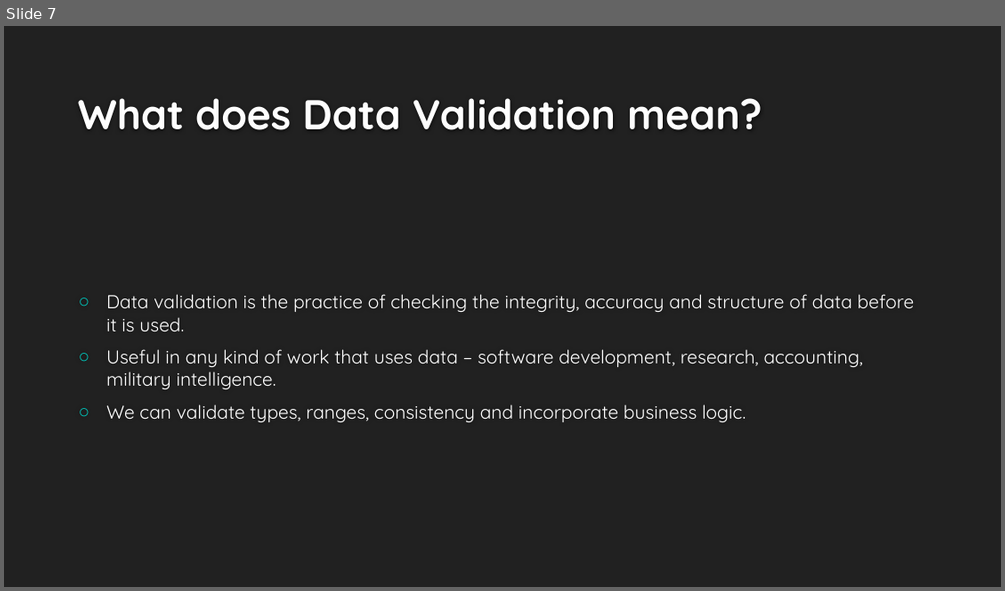
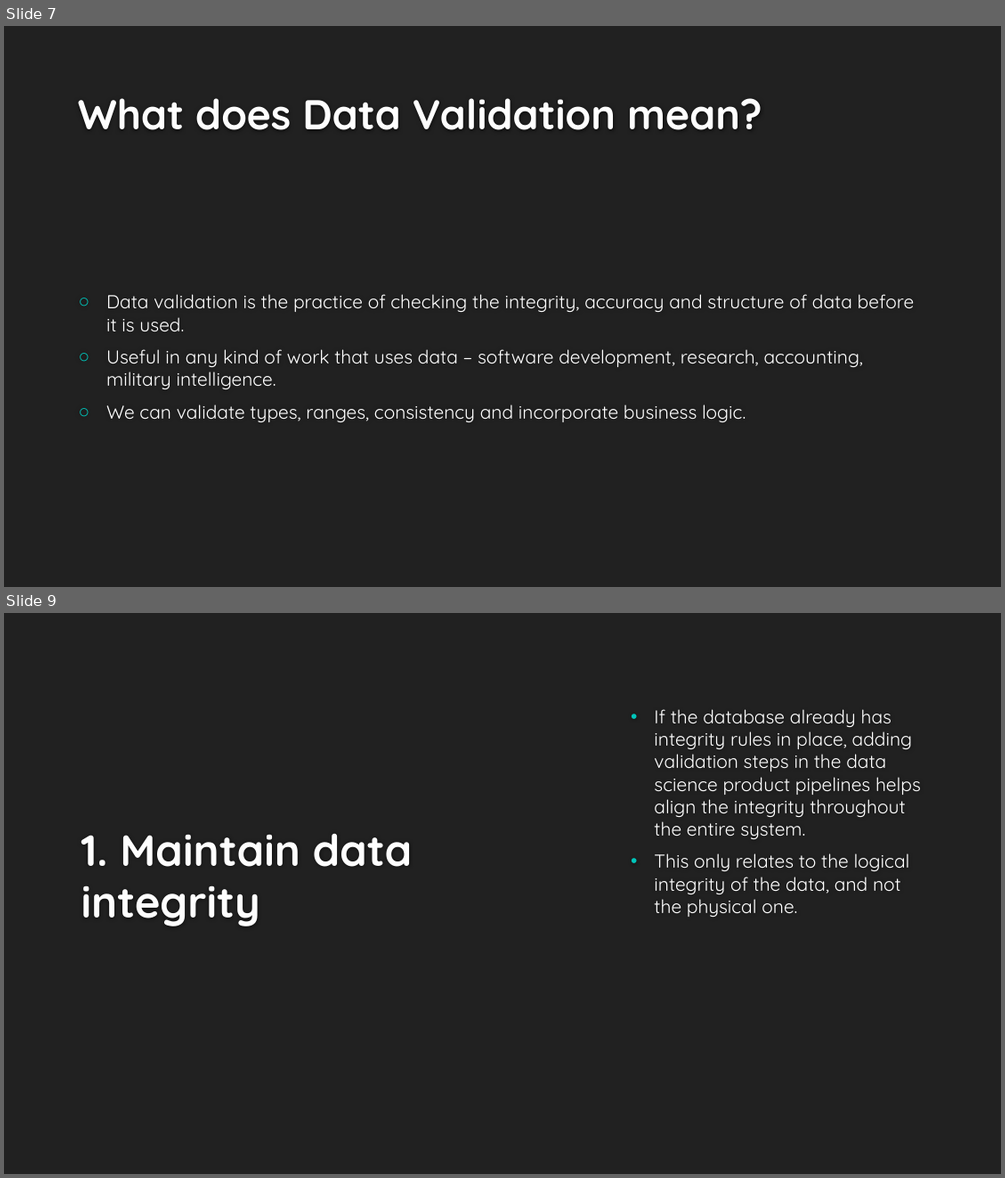
Before and after one commit to NatanMish/data_validation, a slide deck: Data Validation for Data Science.pptx. Shown one above the other, each under a label of ours: slide 7 before the commit, slides 7 and 9 after it; the slides between them are not shown. The pictures are 1005x591 and 1005x1178 pixels, drawn with LibreOffice and Linux fonts; fonts in the diff are those of the drawing; background and template pictures are left out. Boxes give left, top, right and bottom in pixels: in the first picture for what was removed or moved away, otherwise in the second. Text is boxed around its words. In the diff, an @@ line names an element or a change of style, - is before the commit and + after.

```diff
--- a/Data Validation for Data Science.pptx
+++ b/Data Validation for Data Science.pptx
@@ slide 9 added at (x1=4, y1=613, x2=1001, y2=1174), background #212121 @@
@@ text added at (x1=654, y1=709, x2=921, y2=916), 18 pt, text #FFFFFF @@
+• If the database already has integrity rules in place, adding validation steps in the data science product pipelines helps align the integrity throughout the entire system.
+• This only relates to the logical integrity of the data, and not the physical one.
@@ title added at (x1=81, y1=834, x2=413, y2=926), 42 pt, text #FEFEFE, bold @@
+1. Maintain data integrity
```
Also in this commit, not shown: 1 slide changed, 6 other slides added, 1 slide removed, 2 other files.
